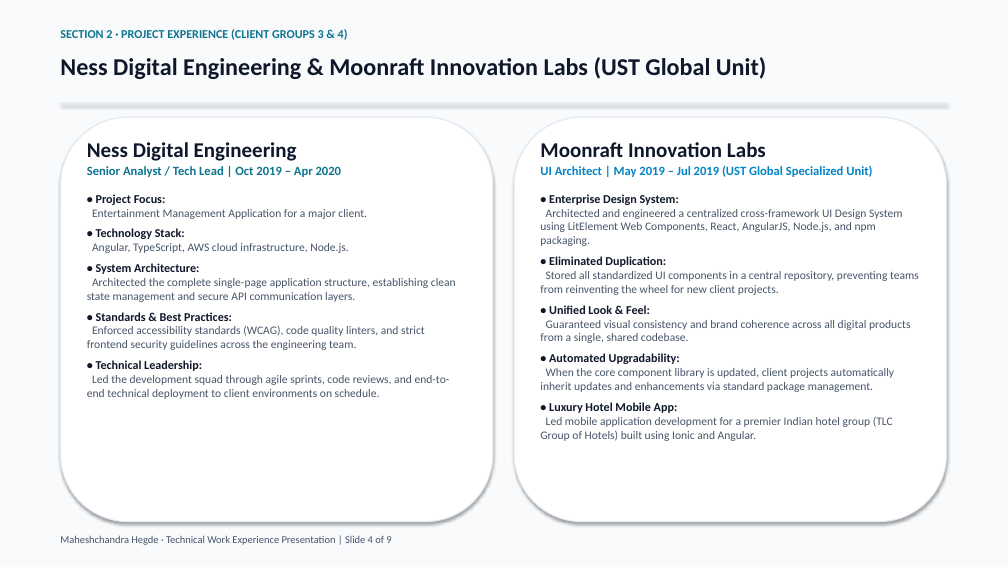
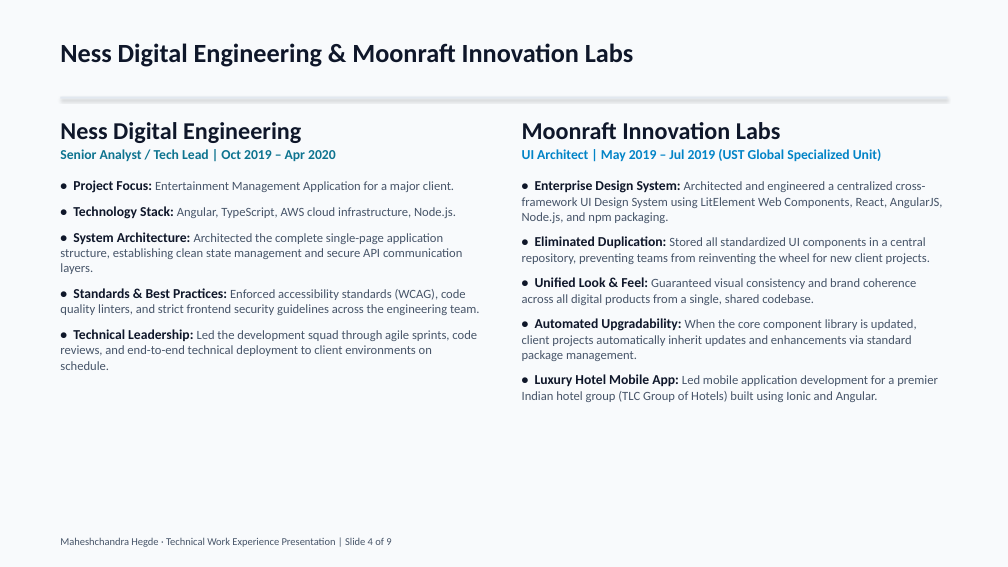
Before and after one commit to hegdemahesh/hegdemahesh.github.io, a slide deck: slide 4 of obayashi_it_presentation/Obayashi_Senior_Manager_IT_Presentation_Maheshchandra_Hegde.pptx. Drawn at 1008x567 pixels with LibreOffice and Linux fonts; fonts in the diff are those of the drawing. Boxes give left, top, right and bottom in pixels: in the first picture for what was removed or moved away, otherwise in the second. Text is boxed around its words. In the diff, an @@ line names an element or a change of style, - is before the commit and + after.

```diff
--- a/obayashi_it_presentation/Obayashi_Senior_Manager_IT_Presentation_Maheshchandra_Hegde.pptx
+++ b/obayashi_it_presentation/Obayashi_Senior_Manager_IT_Presentation_Maheshchandra_Hegde.pptx
@@ text removed at [60,29,348,40] @@
-SECTION 2 · PROJECT EXPERIENCE (CLIENT GROUPS 3 & 4)
@@ text at [60,43,633,67]: text changed; size 23 to 25 pt @@
-Ness Digital Engineering & Moonraft Innovation Labs (UST Global Unit)
+Ness Digital Engineering & Moonraft Innovation Labs
@@ text "Ness Digital Engineering": place and size @@
-text "Ness Digital Engineering" at [87,142,456,399]
+text "Ness Digital Engineering" at [60,122,480,370]
@@ rectangle: place and size @@
-rectangle at [60,103,948,105]
+rectangle at [60,97,948,99]
@@ rounded rectangle removed at [60,117,493,522] @@
@@ rounded rectangle removed at [514,117,947,522] @@
@@ text "Moonraft Innovation Labs": place and size @@
-text "Moonraft Innovation Labs" at [540,142,919,441]
+text "Moonraft Innovation Labs" at [522,122,943,402]
@@ text at [60,122,336,161]: size 20 to 23 pt in "Ness Digital Engineering"; size 12 to 13 pt in "Senior Analyst / Tech Lead | Oct ..."; more space between paragraphs @@
@@ text at [522,122,882,161]: size 20 to 23 pt in "Moonraft Innovation Labs"; size 12 to 13 pt in "UI Architect | May 2019 – Jul ..."; more space between paragraphs @@
@@ text at [60,180,480,370]: text changed; size 11 to 12 pt @@
-• Project Focus:
-Entertainment Management Application for a major client.
-• Technology Stack:
-Angular, TypeScript, AWS cloud infrastructure, Node.js.
-• System Architecture:
-Architected the complete single-page application structure, establishing clean state management and secure API communication layers.
-• Standards & Best Practices:
-Enforced accessibility standards (WCAG), code quality linters, and strict frontend security guidelines across the engineering team.
-• Technical Leadership:
-Led the development squad through agile sprints, code reviews, and end-to-end technical deployment to client environments on schedule.
+• Project Focus: Entertainment Management Application for a major client.
+• Technology Stack: Angular, TypeScript, AWS cloud infrastructure, Node.js.
+• System Architecture: Architected the complete single-page application structure, establishing clean state management and secure API communication layers.
+• Standards & Best Practices: Enforced accessibility standards (WCAG), code quality linters, and strict frontend security guidelines across the engineering team.
+• Technical Leadership: Led the development squad through agile sprints, code reviews, and end-to-end technical deployment to client environments on schedule.
@@ text at [522,180,943,402]: text changed; size 11 to 12 pt @@
-• Enterprise Design System:
-Architected and engineered a centralized cross-framework UI Design System using LitElement Web Components, React, AngularJS, Node.js, and npm packaging.
-• Eliminated Duplication:
-Stored all standardized UI components in a central repository, preventing teams from reinventing the wheel for new client projects.
-• Unified Look & Feel:
-Guaranteed visual consistency and brand coherence across all digital products from a single, shared codebase.
-• Automated Upgradability:
-When the core component library is updated, client projects automatically inherit updates and enhancements via standard package management.
-• Luxury Hotel Mobile App:
-Led mobile application development for a premier Indian hotel group (TLC Group of Hotels) built using Ionic and Angular.
+• Enterprise Design System: Architected and engineered a centralized cross-framework UI Design System using LitElement Web Components, React, AngularJS, Node.js, and npm packaging.
+• Eliminated Duplication: Stored all standardized UI components in a central repository, preventing teams from reinventing the wheel for new client projects.
+• Unified Look & Feel: Guaranteed visual consistency and brand coherence across all digital products from a single, shared codebase.
+• Automated Upgradability: When the core component library is updated, client projects automatically inherit updates and enhancements via standard package management.
+• Luxury Hotel Mobile App: Led mobile application development for a premier Indian hotel group (TLC Group of Hotels) built using Ionic and Angular.
```
Also in this commit, not shown: 8 other slides changed, 7 other files.
